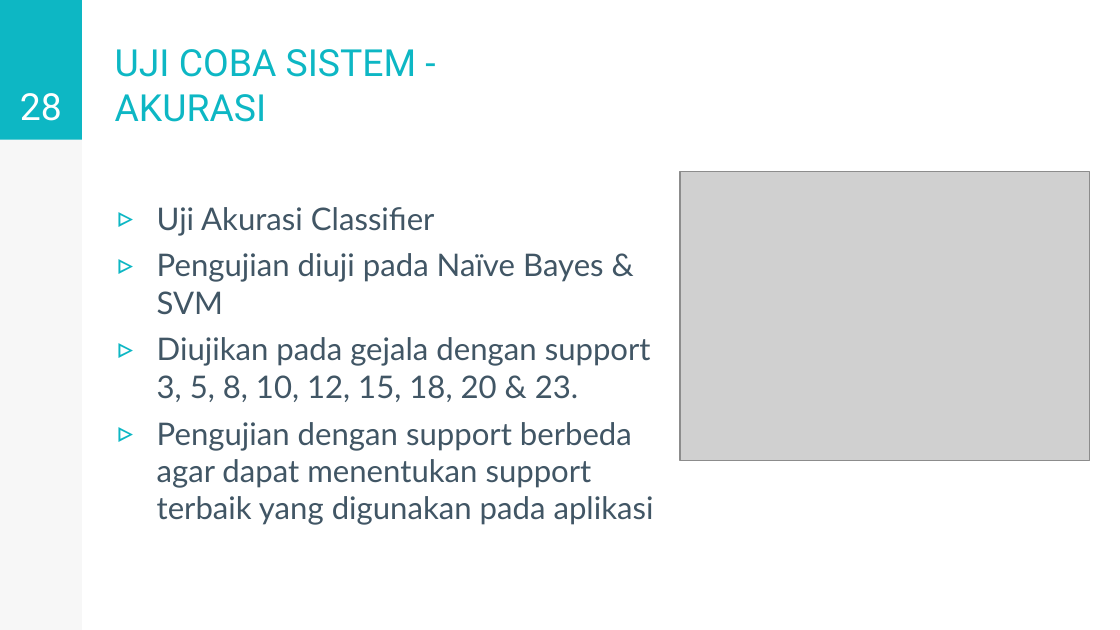
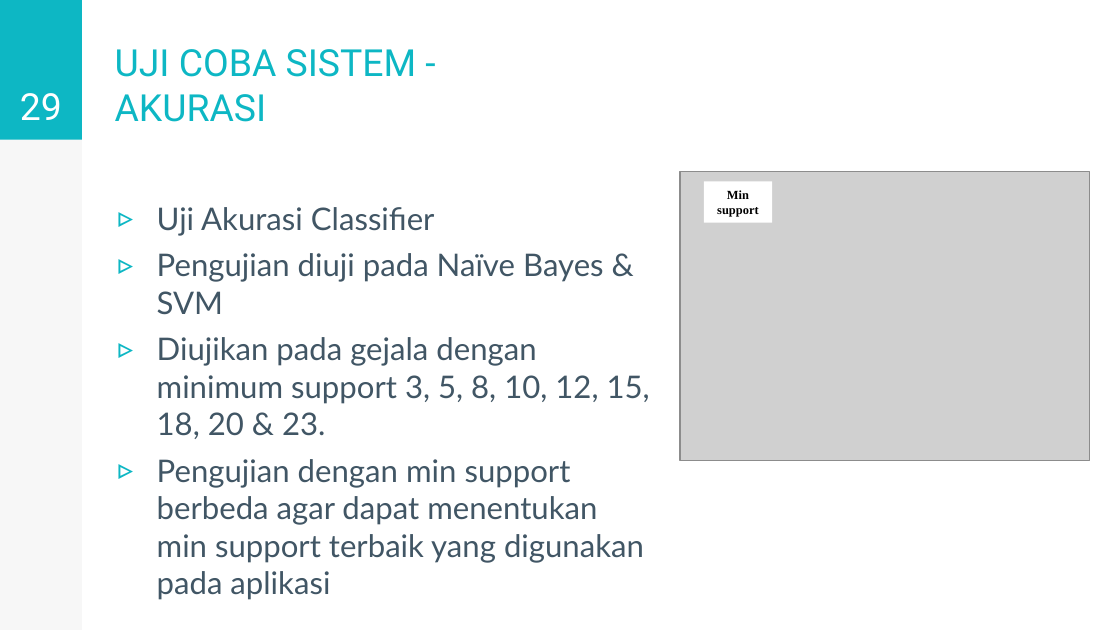
Before and after one commit to kevinfachreza/TugasAkhir, a slide deck: slide 29 of PPT/5114100128-v1.0.pptx (slide 28 before the commit). Drawn at 1120x630 pixels with LibreOffice and Linux fonts; fonts in the diff are those of the drawing; grey boxes stand for pictures. Boxes give left, top, right and bottom in pixels: in the first picture for what was removed or moved away, otherwise in the second. Text is boxed around its words. In the diff, an @@ line names an element or a change of style, - is before the commit and + after.

```diff
--- a/PPT/5114100128-v1.0.pptx
+++ b/PPT/5114100128-v1.0.pptx
@@ page number at box(20, 93, 62, 120): text changed @@
-28
+29
@@ rectangle added at box(703, 181, 772, 223), fill #FFFFFF, 8 pt, text #000000, bold @@
+Min support
@@ text at box(157, 337, 650, 600): text changed @@
-▹ Diujikan pada gejala dengan support 3, 5, 8, 10, 12, 15, 18, 20 & 23.
-▹ Pengujian dengan support berbeda agar dapat menentukan support terbaik yang digunakan pada aplikasi
+▹ Diujikan pada gejala dengan minimum support 3, 5, 8, 10, 12, 15, 18, 20 & 23.
+▹ Pengujian dengan min support berbeda agar dapat menentukan min support terbaik yang digunakan pada aplikasi
```
Also in this commit, not shown: 16 other slides changed, 36 slides added, 11 other files.
